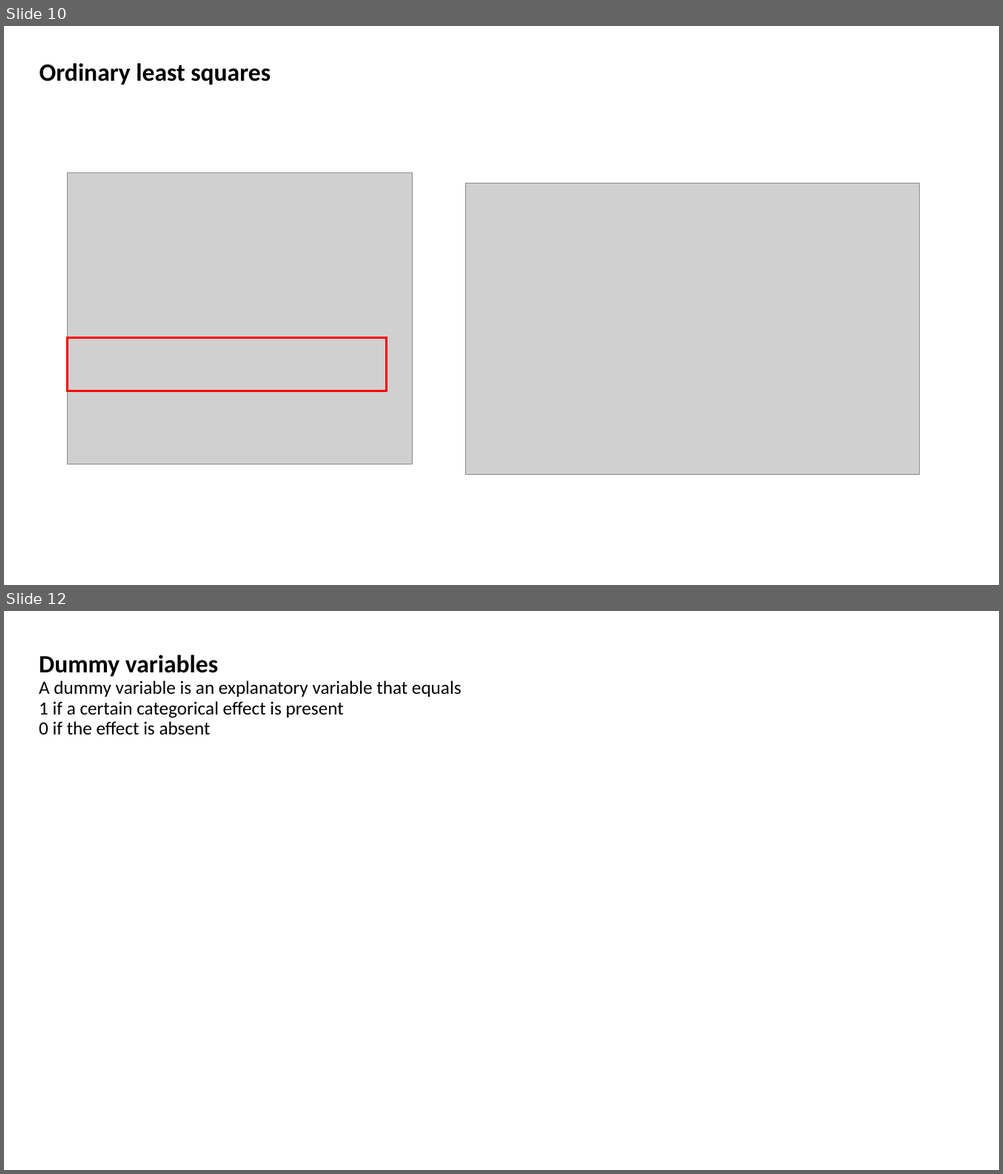
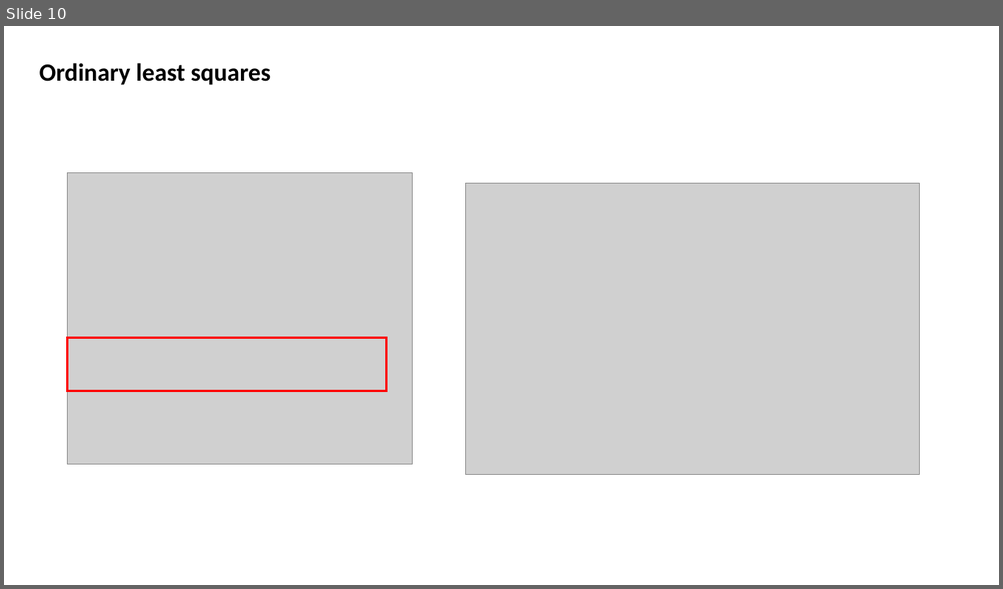
Before and after one commit to MarcoCalbucci/DataAnalytics, a slide deck: PredictiveModeling/Regression/LinearRegression.pptx. Shown one above the other, each under a label of ours: slides 10 and 12 before the commit, slide 10 after it; the slides between them are not shown. The pictures are 1003x1174 and 1003x589 pixels, drawn with LibreOffice and Linux fonts; fonts in the diff are those of the drawing; grey boxes stand for pictures. Boxes give left, top, right and bottom in pixels: in the first picture for what was removed or moved away, otherwise in the second. Text is boxed around its words. In the diff, an @@ line names an element or a change of style, - is before the commit and + after.

```diff
--- a/PredictiveModeling/Regression/LinearRegression.pptx
+++ b/PredictiveModeling/Regression/LinearRegression.pptx
@@ slide 12 removed at (4,611,999,1170), background #FFFFFF @@
@@ text removed at (39,655,461,735) @@
-Dummy variables
-A dummy variable is an explanatory variable that equals
-1 if a certain categorical effect is present
-0 if the effect is absent
```
Also in this commit, not shown: 1 slide changed, 1 slide added, 1 other slide removed.
